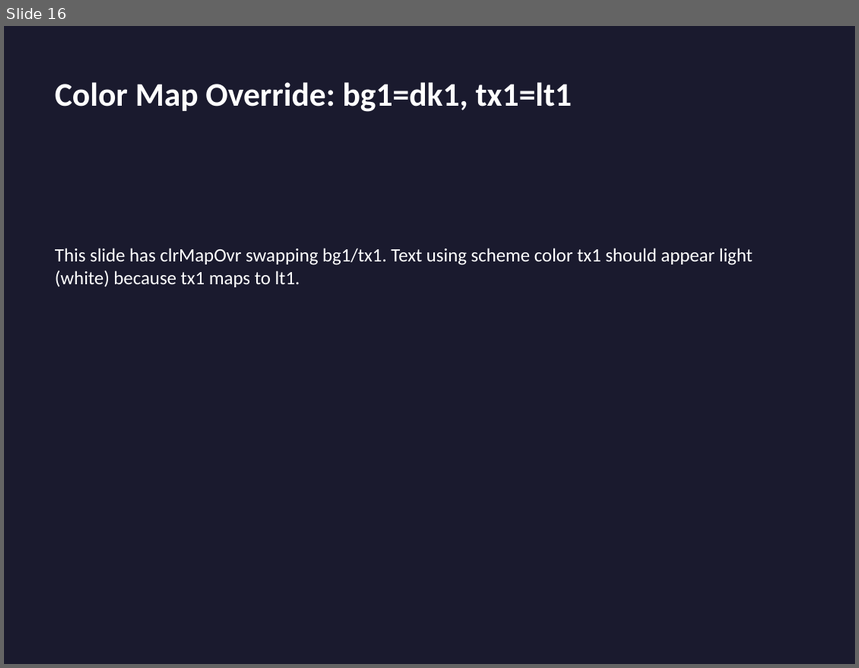
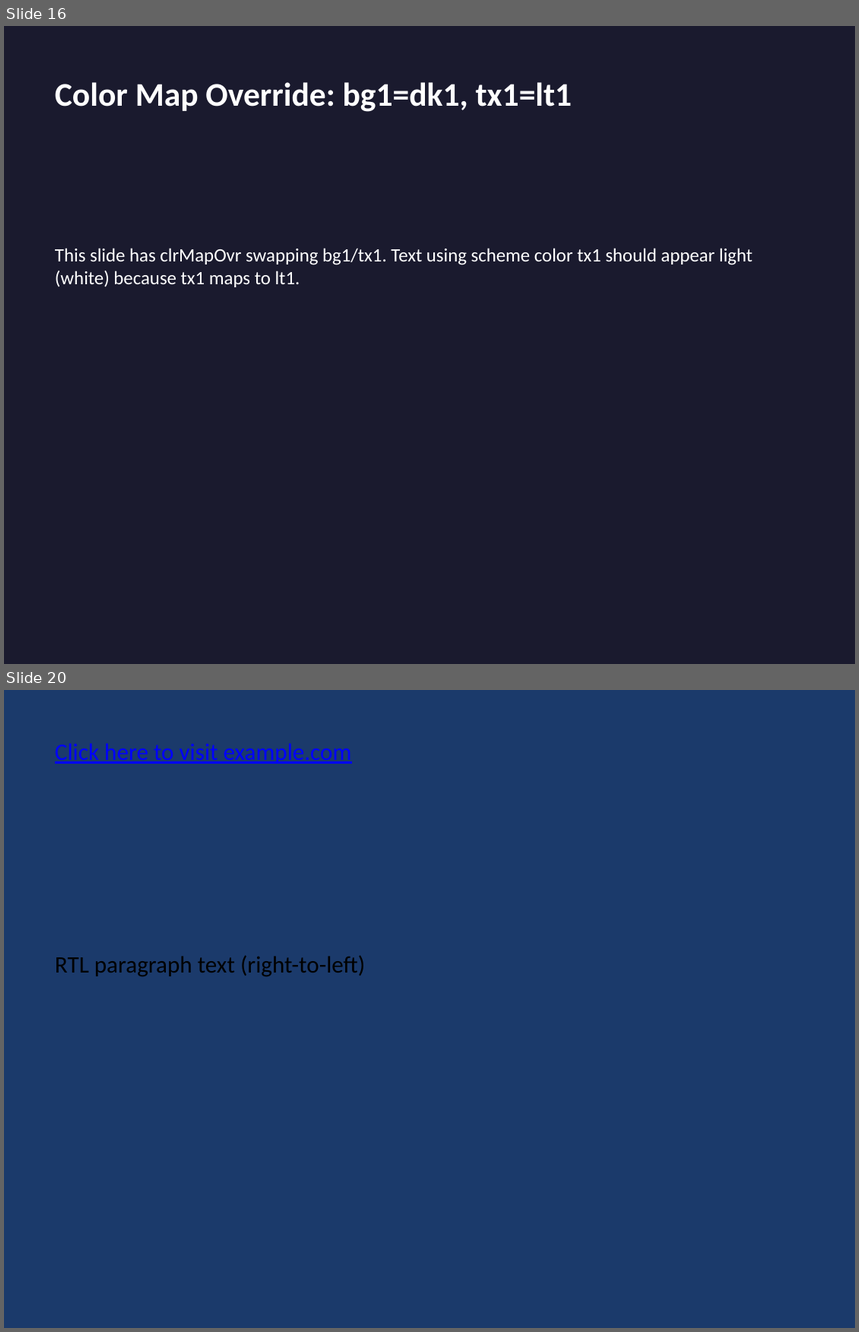
Before and after one commit to t-ujiie-g/pptx-svg, a slide deck: test_fixtures/test_features.pptx. Shown one above the other, each under a label of ours: slide 16 before the commit, slides 16 and 20 after it; the slides between them are not shown. The pictures are 859x668 and 859x1332 pixels, drawn with LibreOffice and Linux fonts; fonts in the diff are those of the drawing. Boxes give left, top, right and bottom in pixels: in the first picture for what was removed or moved away, otherwise in the second. Text is boxed around its words. In the diff, an @@ line names an element or a change of style, - is before the commit and + after.

Commit message:
Enhance serialization and parsing for text properties in presentations
- Updated serializer to handle additional properties in BodyProps and TextRun, including rotation, vertical text, column settings, and hyperlink support.
- Enhanced SVG parser to extract complex script and symbol fonts, kerning, and additional text attributes.
- Expanded test features to cover new functionalities such as text rotation, tab stops, vertical text, hyperlinks, and image bullets.
- Updated test assertions to validate the presence of new elements and attributes in generated slides.

```diff
--- a/test_fixtures/test_features.pptx
+++ b/test_fixtures/test_features.pptx
@@ slide 20 added at [4, 690, 855, 1328], background #1B3A6B @@
@@ text added at [55, 743, 352, 764], 20 pt, text #0000FF, underline @@
+Click here to visit example.com
@@ text added at [55, 955, 365, 977], 20 pt, text #000000 @@
+RTL paragraph text (right-to-left)
```
Also in this commit, not shown: 4 other slides added, 8 other files.
